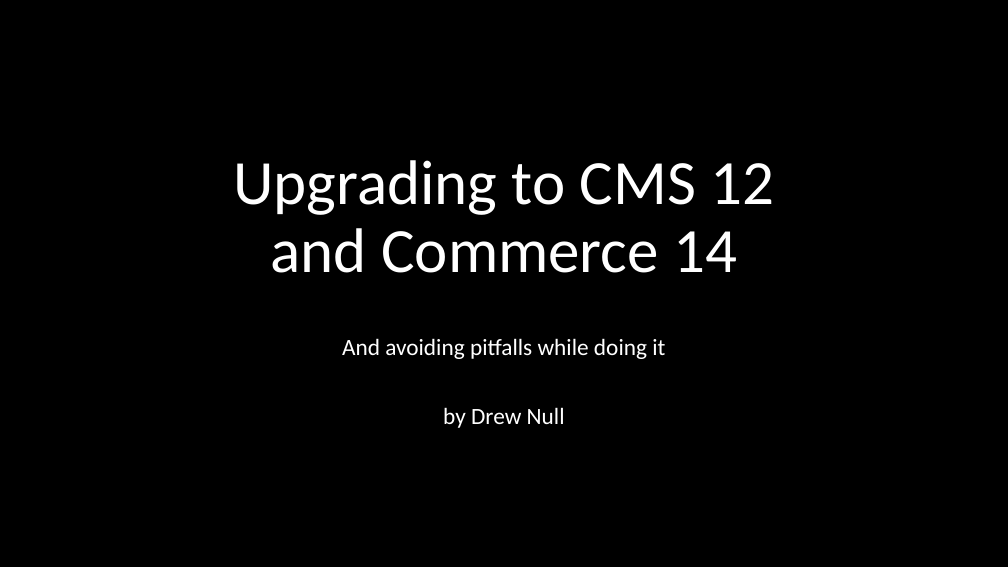
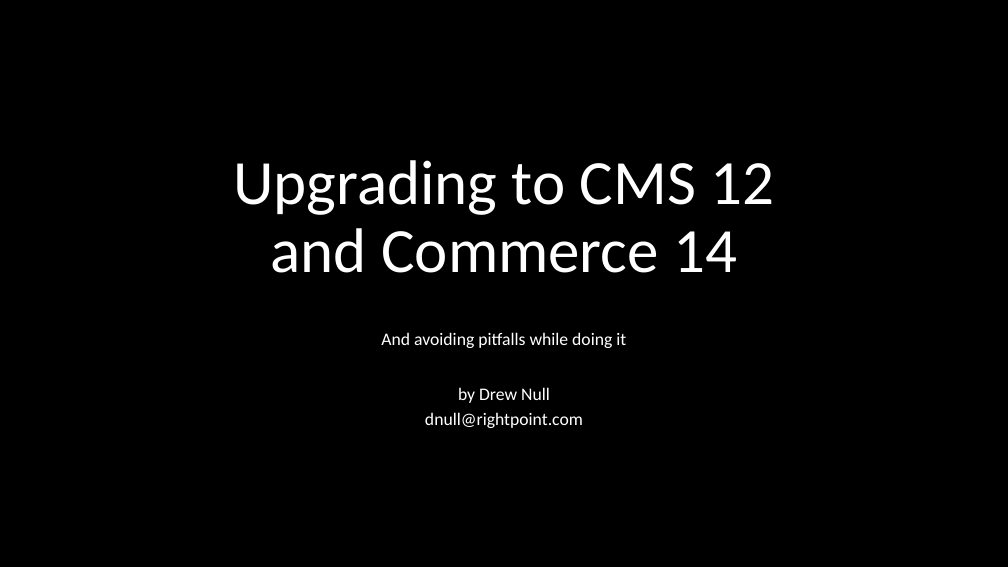
Before and after one commit to DrewNull/optimizely-cms12-upgrade, a slide deck: slide 1 of Presentation--Upgrading-to-CMS-12-and-Commerce-14.pptx. Drawn at 1008x567 pixels with LibreOffice and Linux fonts; fonts in the diff are those of the drawing. Boxes give left, top, right and bottom in pixels: in the first picture for what was removed or moved away, otherwise in the second. Text is boxed around its words. In the diff, an @@ line names an element or a change of style, - is before the commit and + after.

```diff
--- a/Presentation--Upgrading-to-CMS-12-and-Commerce-14.pptx
+++ b/Presentation--Upgrading-to-CMS-12-and-Commerce-14.pptx
@@ subtitle at <box>381,332,626,403</box>: size 22.2 to 16.8 pt in "And avoiding pitfalls while doing it", "by Drew Null" @@
@@ subtitle at <box>425,412,583,428</box>: paragraph added @@
+dnull@rightpoint.com
```
Also in this commit, not shown: 4 other slides changed, 3 slides added.
